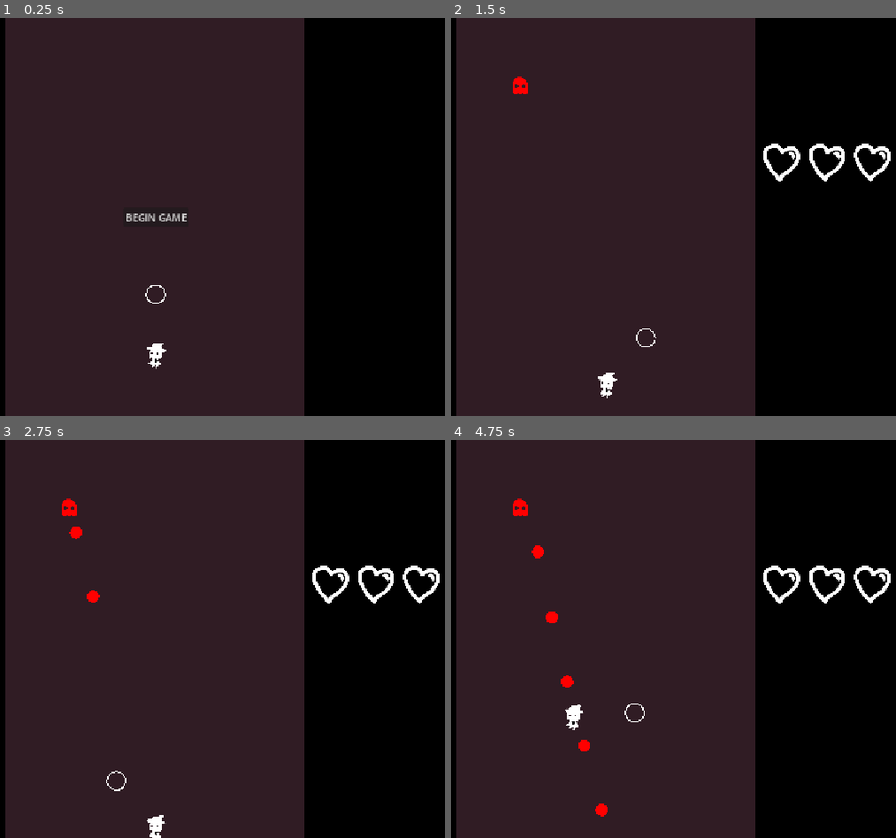
Above: before the commit, frames 1-4 (two rows, left to right).
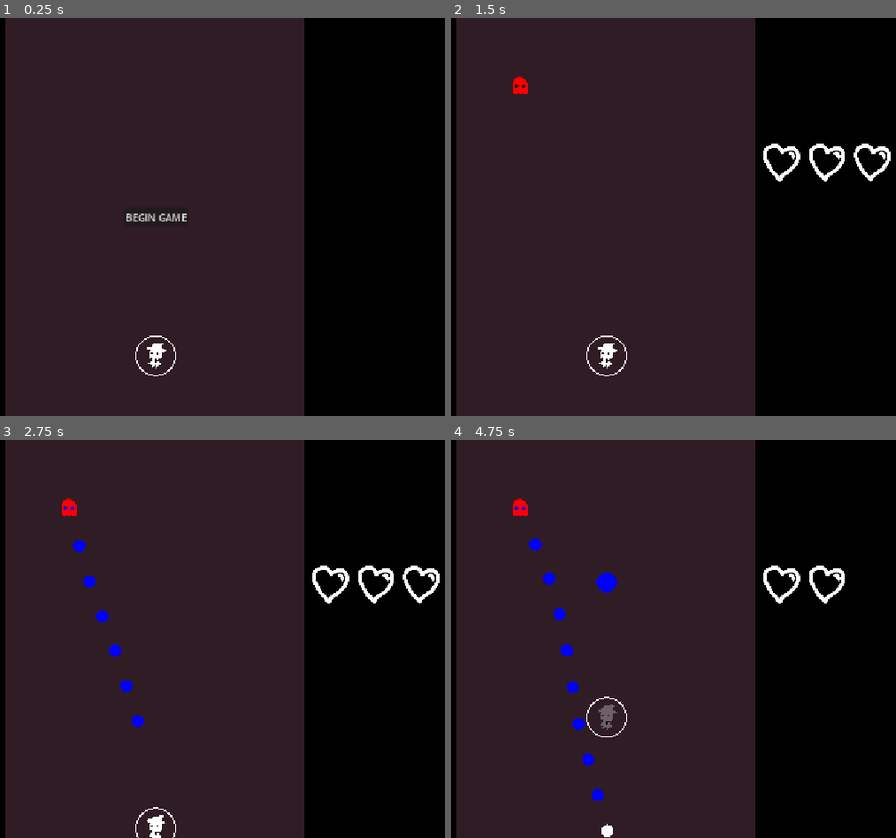
Above: after the commit, the same moments.

Repository: piksalchaos/bullet-hell
Game: Godot game, scene res://scenes/game.tscn
Two runs of this game, one before a commit and one after it. Both use one fixed random seed, a clock stepped at 60 frames per second and the inputs below.
Inputs (mouse positions are in pixels of both pictures, inside the frame that each line leads up to):
- Up to frame 1 (0.25 s): no input
- Up to frame 2 (1.5 s): click "BEGIN GAME" at 0.5 s; tap Enter at 1.25 s; move the mouse to (762, 197) at 1.27 s; hold S (switch_right, bound only after the commit) from 1.28 s (still down); hold Right mouse button (absorb, bound only before the commit) from 1.28 s (still down)
- Up to frame 3 (2.75 s): tap Z (shoot) at 1.55, 2.1 s; move the mouse to (13, 658) at 2.02 s; release S (switch_right, bound only after the commit) at 2.03 s; release Right mouse button (absorb, bound only before the commit) at 2.03 s; hold Down (down) from 2.03 s (still down); right-click (13, 658) at 2.3 s
- Up to frame 4 (4.75 s): move the mouse to (677, 551) at 2.77 s; release Down (down) at 2.78 s; hold S (switch_right, bound only after the commit) 2.78-3.53 s; hold Right mouse button (absorb, bound only before the commit) 2.78-3.53 s; tap Z (shoot) at 3.05, 3.6, 4.55 s; move the mouse to (571, 718) at 3.52 s; hold Up (up) 3.53-4.28 s; right-click (571, 718) at 3.8 s; move the mouse to (820, 698) at 4.27 s; hold A (switch_left, bound only after the commit) from 4.28 s (still down); hold Shift (slow) from 4.28 s (still down)

The runs differ from the first frame. In frame 1, 0.1% of the frame differs, in the area x 30-40%, y 67-90%; in frame 2, 0.4%; in frame 3, 0.7%; in frame 4, 1.7%, in the area x 14-99%, y 16-100%.

Commit message:
changed bullet shooting system
you now have to absorb bullets by grazing them, and you can switch between which color bullet you want to shoot
also, you can now shoot continuously again! yay!

Diff:
--- a/project.godot
+++ b/project.godot
@@ -37,25 +37,21 @@
 left={
 "deadzone": 0.2,
 "events": [Object(InputEventKey,"resource_local_to_scene":false,"resource_name":"","device":-1,"window_id":0,"alt_press …(195 unchanged characters)…
-, Object(InputEventKey,"resource_local_to_scene":false,"resource_name":"","device":-1,"window_id":0,"alt_pressed":false,"shift_pressed":false,"ctrl_pressed":false,"meta_pressed":false,"pressed":false,"keycode":0,"physical_keycode":65,"key_label":0,"unicode":97,"location":0,"echo":false,"script":null)
 ]
 }
 right={
 "deadzone": 0.2,
-"events": [Object(InputEventKey,"resource_local_to_scene":fa …(140 unchanged characters)… d":false,"keycode":0,"physical_keycode":68,"key_label":0,"unicode":100,"location":0,"echo":false,"script":null)
-, Object(InputEventKey,"resource_local_to_scene":false,"resource_name":"","device":-1,"window_id":0,"alt_pressed":false,"shift_pressed":false,"ctrl_pressed":false,"meta_pressed":false,"pressed":false,"keycode":0,"physical_keycode":4194321,"key_label":0,"unicode":0,"location":0,"echo":false,"script":null)
+"events": [Object(InputEventKey,"resource_local_to_scene":fa …(140 unchanged characters)… d":false,"keycode":0,"physical_keycode":4194321,"key_label":0,"unicode":0,"location":0,"echo":false,"script":null)
 ]
 }
 up={
 "deadzone": 0.2,
-"events": [Object(InputEventKey,"resource_local_to_scene":fa …(140 unchanged characters)… d":false,"keycode":0,"physical_keycode":87,"key_label":0,"unicode":119,"location":0,"echo":false,"script":null)
-, Object(InputEventKey,"resource_local_to_scene":false,"resource_name":"","device":-1,"window_id":0,"alt_pressed":false,"shift_pressed":false,"ctrl_pressed":false,"meta_pressed":false,"pressed":false,"keycode":0,"physical_keycode":4194320,"key_label":0,"unicode":0,"location":0,"echo":false,"script":null)
+"events": [Object(InputEventKey,"resource_local_to_scene":fa …(140 unchanged characters)… d":false,"keycode":0,"physical_keycode":4194320,"key_label":0,"unicode":0,"location":0,"echo":false,"script":null)
 ]
 }
 down={
 "deadzone": 0.2,
-"events": [Object(InputEventKey,"resource_local_to_scene":fa …(140 unchanged characters)… d":false,"keycode":0,"physical_keycode":83,"key_label":0,"unicode":115,"location":0,"echo":false,"script":null)
-, Object(InputEventKey,"resource_local_to_scene":false,"resource_name":"","device":-1,"window_id":0,"alt_pressed":false,"shift_pressed":false,"ctrl_pressed":false,"meta_pressed":false,"pressed":false,"keycode":0,"physical_keycode":4194322,"key_label":0,"unicode":0,"location":0,"echo":false,"script":null)
+"events": [Object(InputEventKey,"resource_local_to_scene":fa …(140 unchanged characters)… d":false,"keycode":0,"physical_keycode":4194322,"key_label":0,"unicode":0,"location":0,"echo":false,"script":null)
 ]
 }
 slow={
@@ -66,13 +62,16 @@
 shoot={
 "deadzone": 0.2,
 "events": [Object(InputEventKey,"resource_local_to_scene":false,"resource_name":"","device":-1,"window_id":0,"alt_press …(192 unchanged characters)…
-, Object(InputEventKey,"resource_local_to_scene":false,"resource_name":"","device":-1,"window_id":0,"alt_pressed":false,"shift_pressed":false,"ctrl_pressed":false,"meta_pressed":false,"pressed":false,"keycode":0,"physical_keycode":32,"key_label":0,"unicode":32,"location":0,"echo":false,"script":null)
-, Object(InputEventMouseButton,"resource_local_to_scene":false,"resource_name":"","device":-1,"window_id":0,"alt_pressed":false,"shift_pressed":false,"ctrl_pressed":false,"meta_pressed":false,"button_mask":1,"position":Vector2(117, 15),"global_position":Vector2(129, 75),"factor":1.0,"button_index":1,"canceled":false,"pressed":true,"double_click":false,"script":null)
 ]
 }
-absorb={
+switch_left={
 "deadzone": 0.2,
-"events": [Object(InputEventMouseButton,"resource_local_to_scene":false,"resource_name":"","device":-1,"window_id":0,"alt_pressed":false,"shift_pressed":false,"ctrl_pressed":false,"meta_pressed":false,"button_mask":2,"position":Vector2(218, 24),"global_position":Vector2(230, 84),"factor":1.0,"button_index":2,"canceled":false,"pressed":true,"double_click":false,"script":null)
+"events": [Object(InputEventKey,"resource_local_to_scene":false,"resource_name":"","device":-1,"window_id":0,"alt_pressed":false,"shift_pressed":false,"ctrl_pressed":false,"meta_pressed":false,"pressed":false,"keycode":0,"physical_keycode":65,"key_label":0,"unicode":97,"location":0,"echo":false,"script":null)
+]
+}
+switch_right={
+"deadzone": 0.2,
+"events": [Object(InputEventKey,"resource_local_to_scene":false,"resource_name":"","device":-1,"window_id":0,"alt_pressed":false,"shift_pressed":false,"ctrl_pressed":false,"meta_pressed":false,"pressed":false,"keycode":0,"physical_keycode":83,"key_label":0,"unicode":115,"location":0,"echo":false,"script":null)
 ]
 }
 
--- a/scenes/bullets/ghost_bullet.tscn
+++ b/scenes/bullets/ghost_bullet.tscn
@@ -9,6 +9,8 @@
 
 [node name="GhostBullet" type="Node2D"]
 script = ExtResource("1_t8pb2")
+speed = 300.0
+initial_color_id = 4
 
 [node name="ColorComponent" parent="." instance=ExtResource("2_12sdl")]
 
--- a/scenes/components/bullet_component.gd
+++ b/scenes/components/bullet_component.gd
@@ -17,12 +17,8 @@
 		parent.queue_free()
 		area.hit()
 
-func capture_color():
-	GameProperties.captured_color_ids.append(parent.color_component.color_id)
-	var tween = get_tree().create_tween()
-	tween.tween_property(parent, "scale", Vector2.ZERO, CAPTURE_SHRINK_DURATION)
-	tween.tween_callback(capture_tween_callback)
-
-func capture_tween_callback():
-	SignalBus.bullet_captured.emit(parent.position, parent.color_component.color_id)
-	parent.queue_free()
+func capture_color_id():
+	var color_component = parent.color_component
+	if not color_component.disabled:
+		color_component.disable()
+		return color_component.color_id
--- a/scenes/components/color_component.gd
+++ b/scenes/components/color_component.gd
@@ -1,8 +1,11 @@
 class_name ColorComponent extends Node
 
+const TWEEN_DURATION = 0.2
 @export var color_id: GameProperties.COLOR_ID:
 	set = set_color_id
 @onready var parent: Node2D = get_parent()
+
+var disabled = false
 
 func _ready():
 	parent.modulate = GameProperties.COLORS[color_id]
@@ -11,3 +14,8 @@
 	color_id = new_color_id
 	if parent:
 		parent.modulate = GameProperties.COLORS[new_color_id]
+
+func disable() -> void:
+	disabled = true
+	var tween = get_tree().create_tween()
+	tween.tween_property(parent, "modulate", Color.WHITE, TWEEN_DURATION)
--- a/scenes/entities/enemies/ghost_enemy.tscn
+++ b/scenes/entities/enemies/ghost_enemy.tscn
@@ -25,7 +25,7 @@
 [node name="HealthComponent" parent="." instance=ExtResource("4_462g3")]
 
 [node name="BulletTimer" type="Timer" parent="."]
-wait_time = 0.6
+wait_time = 0.2
 
 [node name="ColorComponent" parent="." instance=ExtResource("5_chsm8")]
 
--- a/scenes/entities/player/bullet_absorber.gd
+++ b/scenes/entities/player/bullet_absorber.gd
@@ -1,19 +1,54 @@
 extends Area2D
 
-func _input(event: InputEvent) -> void:
-	if event.is_action_pressed("absorb") and GameProperties.captured_color_ids.size() < 6:
-		capture_closest_bullet()
-
-func capture_closest_bullet():
-	var closest_distance = INF
-	var closest_bullet_component: BulletComponent
-	for bullet_component in get_overlapping_areas():
-		var distance = position.distance_squared_to(bullet_component.position)
-		if distance < closest_distance:
-			closest_distance = distance
-			closest_bullet_component = bullet_component
-	if closest_bullet_component:
-		closest_bullet_component.capture_color()
+const PLAYER_BULLET = preload("res://scenes/bullets/player_bullet.tscn")
+var color_absorption: Dictionary = {}
+var selected_color_id := 0
+@onready var bullet_timer: Timer = $BulletTimer
 
 func _draw() -> void:
-	draw_circle(Vector2.ZERO, 15, Color.WHITE, false, 2)
+	draw_circle(Vector2.ZERO, 32, Color.WHITE, false, 2)
+
+func _on_area_entered(bullet: Area2D) -> void:
+	var color_id = bullet.capture_color_id()
+	if not color_id: return
+	if color_absorption.has(color_id):
+		color_absorption[color_id] += 1
+	else:
+		color_absorption[color_id] = 1
+		if not color_absorption.has(selected_color_id):
+			selected_color_id = color_id
+	print(color_absorption)
+
+func _input(event: InputEvent) -> void:
+	if event.is_action_pressed("switch_right"):
+		switch_color(true)
+	if event.is_action_pressed("switch_left"):
+		switch_color(false)
+	if event.is_action_pressed("shoot"):
+		shoot_bullet()
+		bullet_timer.start()
+	if event.is_action_released("shoot"):
+		bullet_timer.stop()
+
+func switch_color(is_right: bool = true) -> void:
+	if color_absorption.size() <= 0: return
+	var color_id_count = GameProperties.COLOR_ID.size()
+	var id_offset = 1 if is_right else - 1
+	var color_id_to_check = (selected_color_id + id_offset + color_id_count) % color_id_count
+	while not color_absorption.has(color_id_to_check):
+		color_id_to_check = (color_id_to_check + id_offset + color_id_count) % color_id_count
+	selected_color_id = color_id_to_check
+
+func shoot_bullet():
+	if not color_absorption.has(selected_color_id): return
+	var bullet = PLAYER_BULLET.instantiate()
+	bullet.initial_color_id = selected_color_id
+	bullet.position = get_parent().position
+	GameProperties.bullet_container.add_child(bullet)
+	color_absorption[selected_color_id] -= 1
+	if color_absorption[selected_color_id] <= 0:
+		color_absorption.erase(selected_color_id)
+		switch_color()
+
+func _on_bullet_timer_timeout() -> void:
+	shoot_bullet()
--- a/scenes/entities/player/bullet_shooter.gd
+++ /dev/null
@@ -1,51 +0,0 @@
-extends Node2D
-
-const PLAYER_BULLET = preload("res://scenes/bullets/player_bullet.tscn")
-const CIRCLE_DRAWING = preload("uid://dstuu3qr7iaia")
-
-const CIRCLE_RADIUS := 5.0
-const CIRCLE_DISTANCE := 35.0
-const CIRCLE_RAD_OFFSET := PI/3
-const TWEEN_DURATION := 0.2
-
-func _ready() -> void:
-	SignalBus.bullet_captured.connect(add_absorbed_circle)
-
-func add_absorbed_circle(captured_position: Vector2, color_id: GameProperties.COLOR_ID) -> void:
-	var circle = CIRCLE_DRAWING.instantiate()
-	circle.position = captured_position - get_parent().get_parent().position
-	circle.modulate = GameProperties.COLORS[color_id]
-	circle.radius = 0
-	add_child(circle)
-	var tween = get_tree().create_tween()
-	tween.tween_property(circle, "radius", CIRCLE_RADIUS, TWEEN_DURATION)
-
-func _input(event: InputEvent) -> void:
-	if event.is_action_pressed("shoot") and GameProperties.captured_color_ids.size() > 0:
-		shoot_bullet()
-
-func shoot_bullet():
-	var bullet = PLAYER_BULLET.instantiate()
-	bullet.initial_color_id = GameProperties.captured_color_ids[0]
-	bullet.position = get_parent().get_parent().position
-	bullet.angle_direction = get_local_mouse_position().angle()
-	GameProperties.bullet_container.add_child(bullet)
-	GameProperties.captured_color_ids.pop_back()
-	get_child(0).queue_free()
-
-func _on_child_order_changed() -> void:
-	update_circle_positions()
-
-func update_circle_positions():
-	if not get_tree(): return
-	var color_count = get_child_count()
-	var tween = get_tree().create_tween()
-	tween.set_parallel()
-	for i in color_count:
-		print(i)
-		tween.tween_property(
-			get_child(i),
-			"position",
-			Vector2.DOWN.rotated((i - (color_count-1)*0.5)*CIRCLE_RAD_OFFSET) * CIRCLE_DISTANCE,
-			TWEEN_DURATION
-		)
--- a/scenes/entities/player/magic_display.gd
+++ /dev/null
@@ -1,11 +0,0 @@
-extends Node2D
-@onready var bullet_absorber: Area2D = $BulletAbsorber
-@onready var bullet_shooter: Node2D = $BulletShooter
-
-const ABSORBER_MAX_DISTANCE = 100.0
-
-func _process(_delta: float) -> void:
-	var absorber_position = get_local_mouse_position()
-	if absorber_position.length() > ABSORBER_MAX_DISTANCE:
-		absorber_position = absorber_position.normalized() * ABSORBER_MAX_DISTANCE
-	bullet_absorber.position = absorber_position
--- a/scenes/entities/player/player.tscn
+++ b/scenes/entities/player/player.tscn
@@ -1,17 +1,15 @@
-[gd_scene load_steps=9 format=3 uid="uid://whf6whxkmq2"]
+[gd_scene load_steps=7 format=3 uid="uid://whf6whxkmq2"]
 
 [ext_resource type="Script" uid="uid://deng3hl1wlyd8" path="res://scenes/entities/player/player.gd" id="1_g2els"]
 [ext_resource type="Texture2D" uid="uid://b43avh08mlvxf" path="res://images/player_placeholder.png" id="2_08t41"]
 [ext_resource type="Texture2D" uid="uid://oukxw7ad0r61" path="res://images/heart.png" id="3_1ie0h"]
-[ext_resource type="Script" uid="uid://dopm7mmmuaqd2" path="res://scenes/entities/player/magic_display.gd" id="4_8akj5"]
 [ext_resource type="Script" uid="uid://cs734ayyynx5e" path="res://scenes/entities/player/bullet_absorber.gd" id="4_42nxq"]
-[ext_resource type="Script" uid="uid://cqg8xn2lhlwxa" path="res://scenes/entities/player/bullet_shooter.gd" id="5_bjvvg"]
 
 [sub_resource type="CircleShape2D" id="CircleShape2D_u8vuu"]
 radius = 3.0
 
 [sub_resource type="CircleShape2D" id="CircleShape2D_1ie0h"]
-radius = 15.0
+radius = 32.0
 
 [node name="Player" type="Area2D"]
 collision_mask = 8
@@ -30,21 +28,19 @@
 position = Vector2(0, 8)
 shape = SubResource("CircleShape2D_u8vuu")
 
-[node name="MagicDisplay" type="Node2D" parent="."]
-script = ExtResource("4_8akj5")
-
-[node name="BulletAbsorber" type="Area2D" parent="MagicDisplay"]
+[node name="BulletAbsorber" type="Area2D" parent="."]
 collision_layer = 0
 collision_mask = 8
 script = ExtResource("4_42nxq")
 
-[node name="CollisionShape2D" type="CollisionShape2D" parent="MagicDisplay/BulletAbsorber"]
+[node name="CollisionShape2D" type="CollisionShape2D" parent="BulletAbsorber"]
 shape = SubResource("CircleShape2D_1ie0h")
 
-[node name="BulletShooter" type="Node2D" parent="MagicDisplay"]
-script = ExtResource("5_bjvvg")
+[node name="BulletTimer" type="Timer" parent="BulletAbsorber"]
+wait_time = 0.2
 
 [node name="CooldownTimer" type="Timer" parent="."]
 
-[connection signal="child_order_changed" from="MagicDisplay/BulletShooter" to="MagicDisplay/BulletShooter" method="_on_child_order_changed"]
+[connection signal="area_entered" from="BulletAbsorber" to="BulletAbsorber" method="_on_area_entered"]
+[connection signal="timeout" from="BulletAbsorber/BulletTimer" to="BulletAbsorber" method="_on_bullet_timer_timeout"]
 [connection signal="timeout" from="CooldownTimer" to="." method="_on_cooldown_timer_timeout"]
--- a/scenes/game.gd
+++ b/scenes/game.gd
@@ -10,7 +10,6 @@
 var player_health = 0
 
 func _ready() -> void:
-	GameProperties.captured_color_ids = []
 	GameProperties.bullet_container = bullet_container
 	GameProperties.enemy_container = enemy_container
 
--- a/src/GameProperties.gd
+++ b/src/GameProperties.gd
@@ -16,7 +16,9 @@
 var player_position: Vector2
 var bullet_container: Node2D
 var enemy_container: Node2D
-var captured_color_ids: Array[COLOR_ID]
+
+#var color_absorption: Array[float] = [0.0, 0.0, 0.0, 0.0, 0.0, 0.0]
+#var selected_color := 0
 
 func update_player_position(position: Vector2):
 	player_position = position
Not shown, removed: scenes/entities/player/bullet_shooter.gd.uid
Not shown, removed: scenes/entities/player/magic_display.gd.uid
